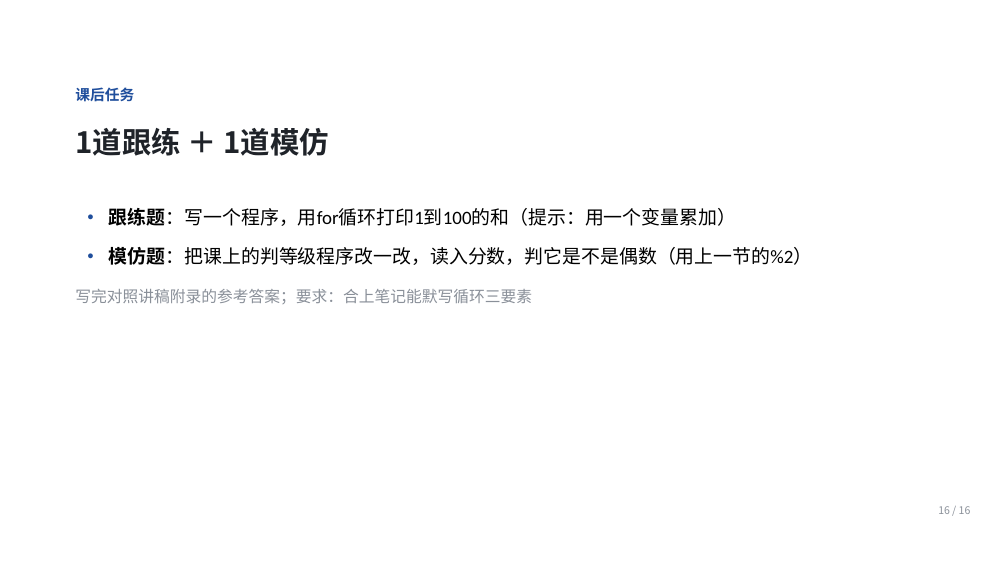
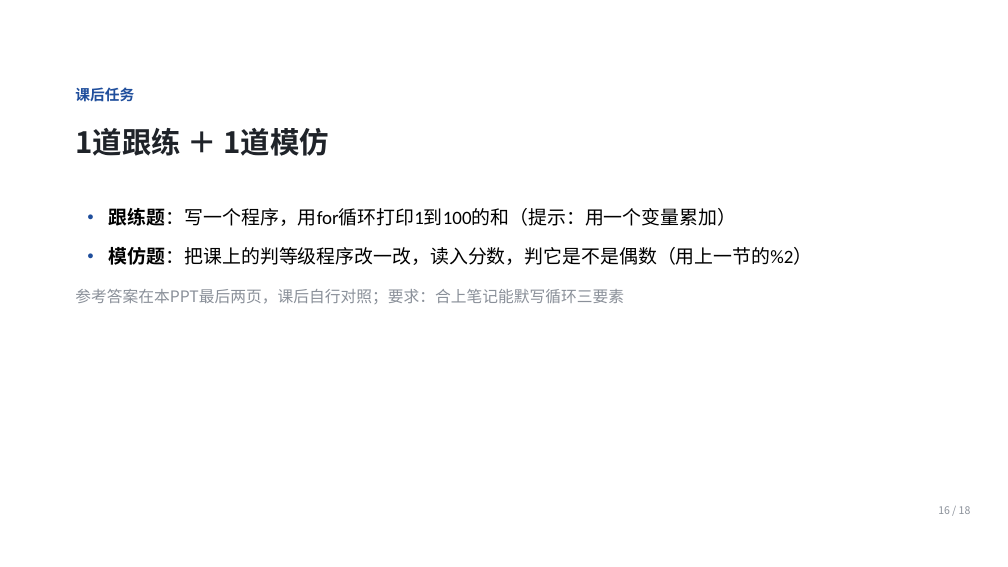
Before and after one commit to Ctrl1CandV/SpecialtyCourses, a slide deck: slide 16 of 课件/C1/C1-A-04/C1-A-04.pptx. Drawn at 1008x567 pixels with LibreOffice and Linux fonts; fonts in the diff are those of the drawing; background and template pictures are left out. Boxes give left, top, right and bottom in pixels: in the first picture for what was removed or moved away, otherwise in the second. Text is boxed around its words. In the diff, an @@ line names an element or a change of style, - is before the commit and + after.

Commit message:
09.14 更新C1-A阶段课件，增加课后题答案

```diff
--- a/课件/C1/C1-A-04/C1-A-04.pptx
+++ b/课件/C1/C1-A-04/C1-A-04.pptx
@@ text at (75,289,624,304): text changed @@
-写完对照讲稿附录的参考答案；要求：合上笔记能默写循环三要素
+参考答案在本PPT最后两页，课后自行对照；要求：合上笔记能默写循环三要素
```
Also in this commit, not shown: 15 other slides changed, 2 slides added, 14 other files.
